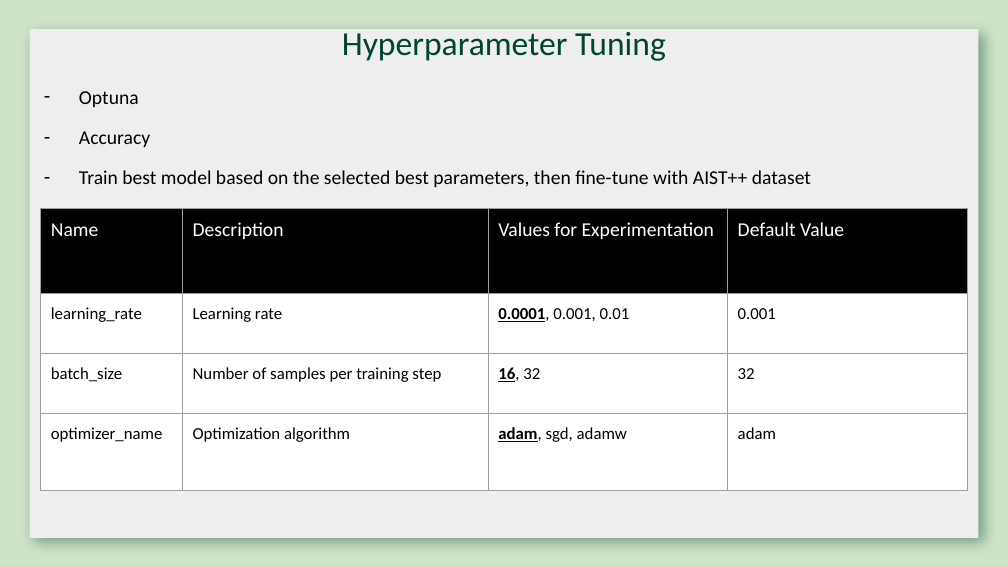
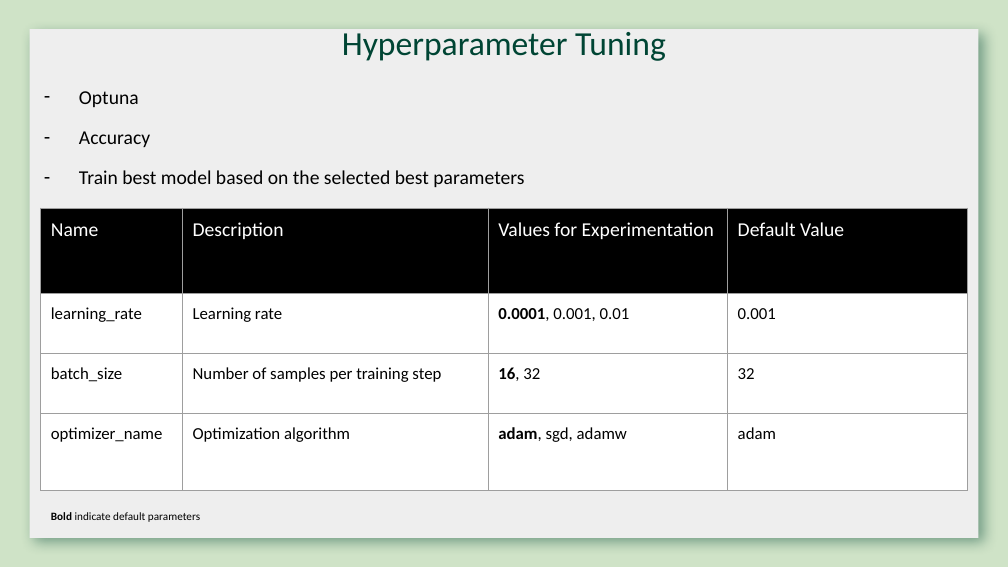
Before and after one commit to lydra4/Horses-or-Humans, a slide deck: slide 7 of slides/Horses or Humans.pptx. Drawn at 1008x567 pixels with LibreOffice and Linux fonts; fonts in the diff are those of the drawing; background and template pictures are left out. Boxes give left, top, right and bottom in pixels: in the first picture for what was removed or moved away, otherwise in the second. Text is boxed around its words. In the diff, an @@ line names an element or a change of style, - is before the commit and + after.

Commit message:
feat: updates to slides

```diff
--- a/slides/Horses or Humans.pptx
+++ b/slides/Horses or Humans.pptx
@@ text at [79,170,524,187]: text changed @@
-– Train best model based on the selected best parameters, then fine-tune with AIST++ dataset
+– Train best model based on the selected best parameters
@@ table at [41,208,969,491] @@
@@ underline off in "0.0001,", "16,", "adam," @@
@@ text added at [51,512,200,522], 8 pt, text #000000 @@
+Bold indicate default parameters
```
